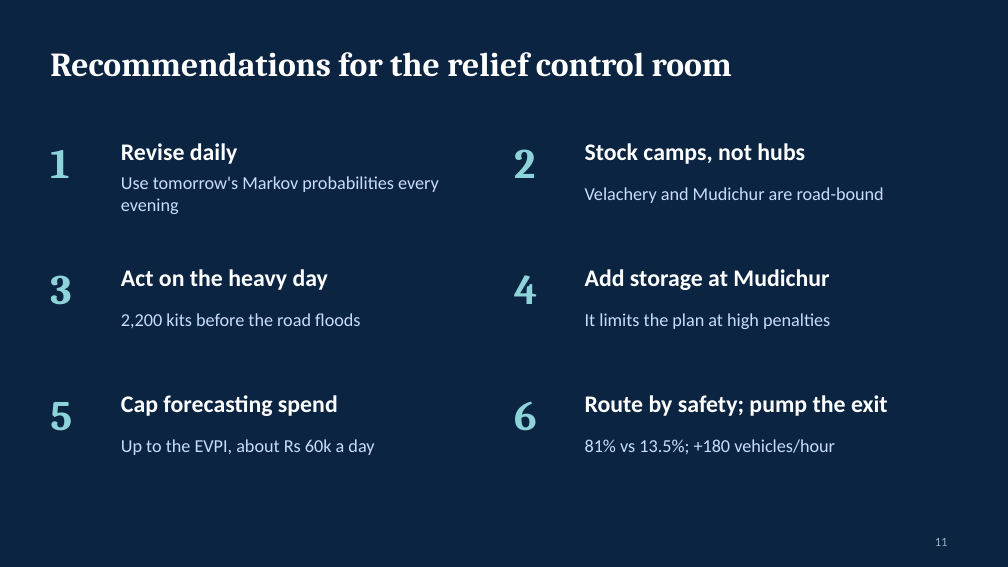
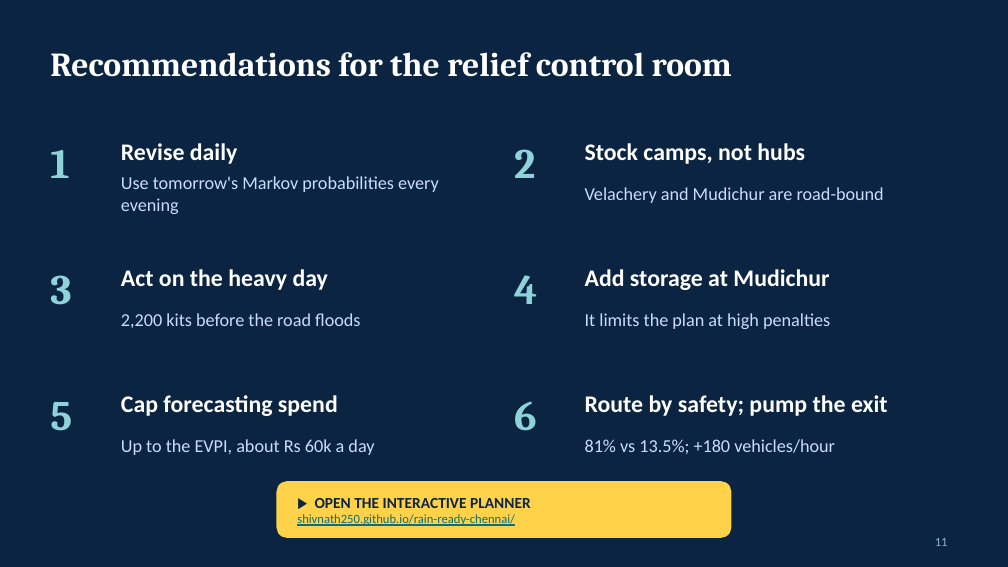
Before and after one commit to shivnath250/rain-ready-chennai, a slide deck: slide 11 of Rain_Ready_Chennai_Slides.pptx. Drawn at 1008x567 pixels with LibreOffice and Linux fonts; fonts in the diff are those of the drawing. Boxes give left, top, right and bottom in pixels: in the first picture for what was removed or moved away, otherwise in the second. Text is boxed around its words. In the diff, an @@ line names an element or a change of style, - is before the commit and + after.

```diff
--- a/Rain_Ready_Chennai_Slides.pptx
+++ b/Rain_Ready_Chennai_Slides.pptx
@@ rounded rectangle added at (277, 482, 731, 537), fill #FFD24A, outline #FFD24A 1 pt @@
@@ text added at (297, 498, 531, 526), 9 pt, text #0D6E78, underline @@
+▶ OPEN THE INTERACTIVE PLANNER
+shivnath250.github.io/rain-ready-chennai/
```
Also in this commit, not shown: 2 other slides changed, 3 other files.
